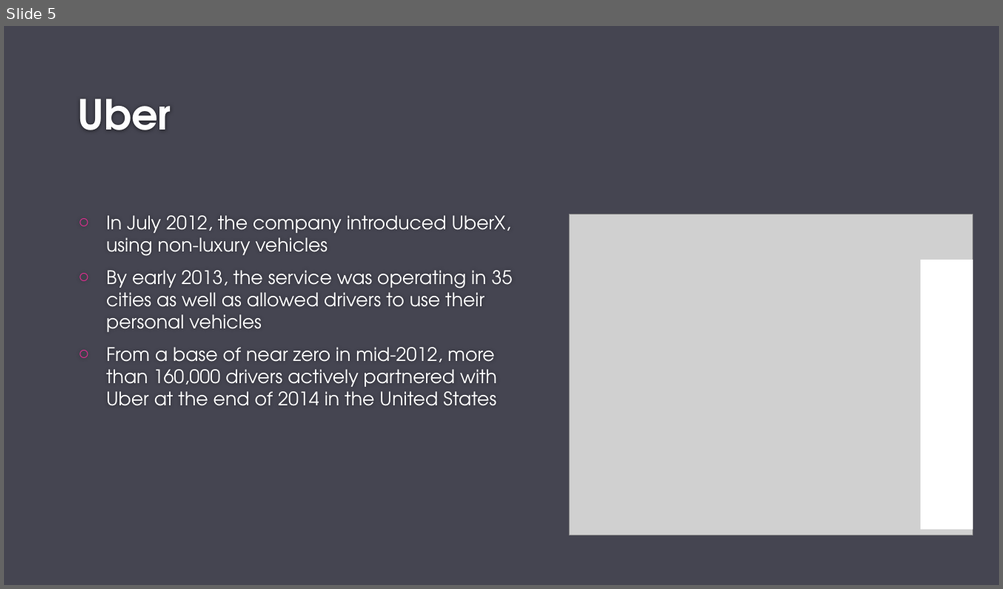
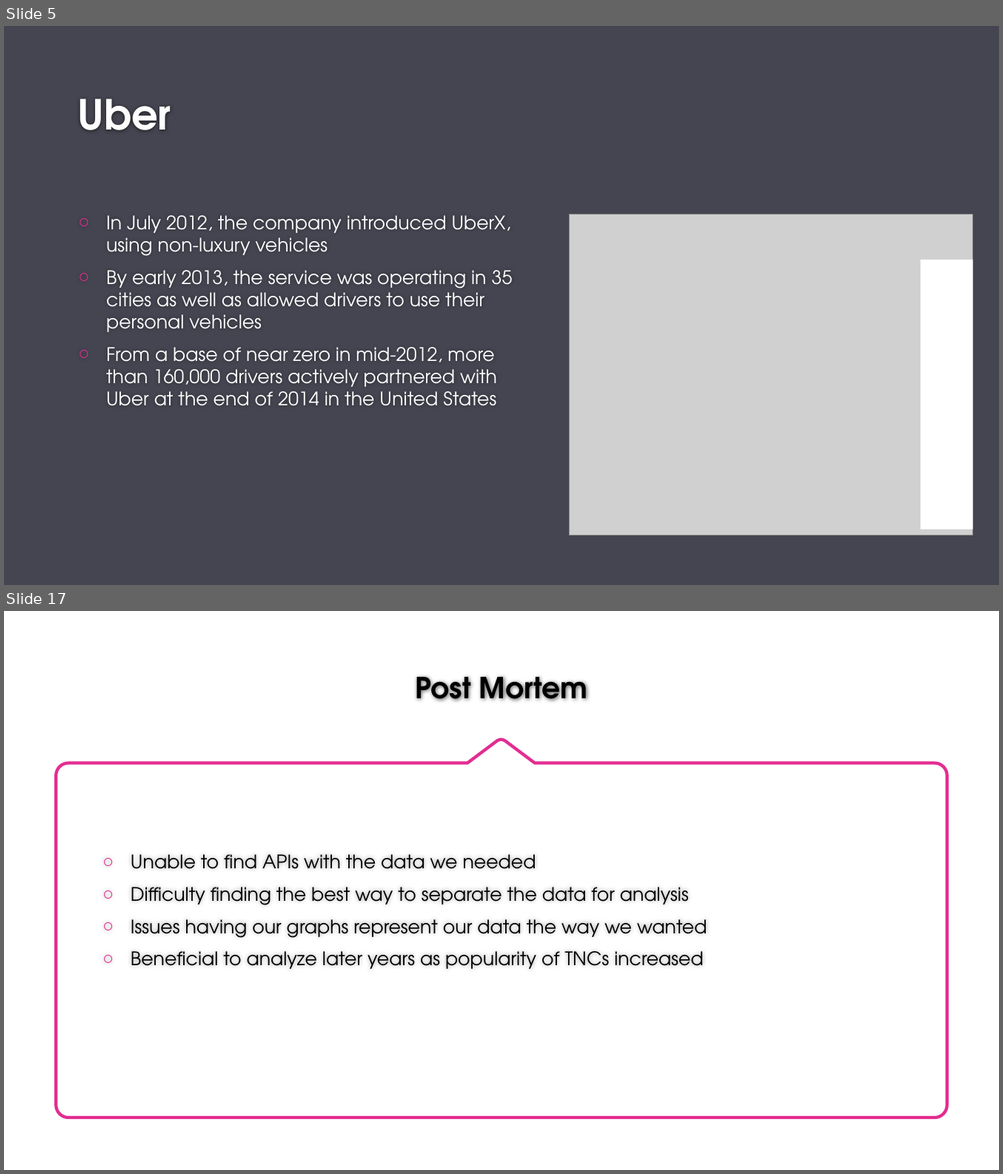
Before and after one commit to ajkim19/TNCs_and_DUI_Deaths, a slide deck: Project 1/Project-1.pptx. Shown one above the other, each under a label of ours: slide 5 before the commit, slides 5 and 17 after it; the slides between them are not shown. The pictures are 1003x589 and 1003x1174 pixels, drawn with LibreOffice and Linux fonts; fonts in the diff are those of the drawing; grey boxes stand for pictures; background and template pictures are left out. Boxes give left, top, right and bottom in pixels: in the first picture for what was removed or moved away, otherwise in the second. Text is boxed around its words. In the diff, an @@ line names an element or a change of style, - is before the commit and + after.

```diff
--- a/Project 1/Project-1.pptx
+++ b/Project 1/Project-1.pptx
@@ slide 17 added at [4, 611, 999, 1170], background #FFFFFF @@
@@ title added at [415, 677, 588, 701], 28 pt, text #000000, bold @@
+Post Mortem
@@ freeform shape added at [57, 739, 947, 1118], outline #E32D91 3 pt @@
@@ text added at [131, 854, 707, 969], 18 pt, text #000000 @@
+○ Unable to find APIs with the data we needed
+○ Difficulty finding the best way to separate the data for analysis
+○ Issues having our graphs represent our data the way we wanted
+○ Beneficial to analyze later years as popularity of TNCs increased
```
Also in this commit, not shown: 2 slides changed, 10 other slides added, 10 slides removed.
